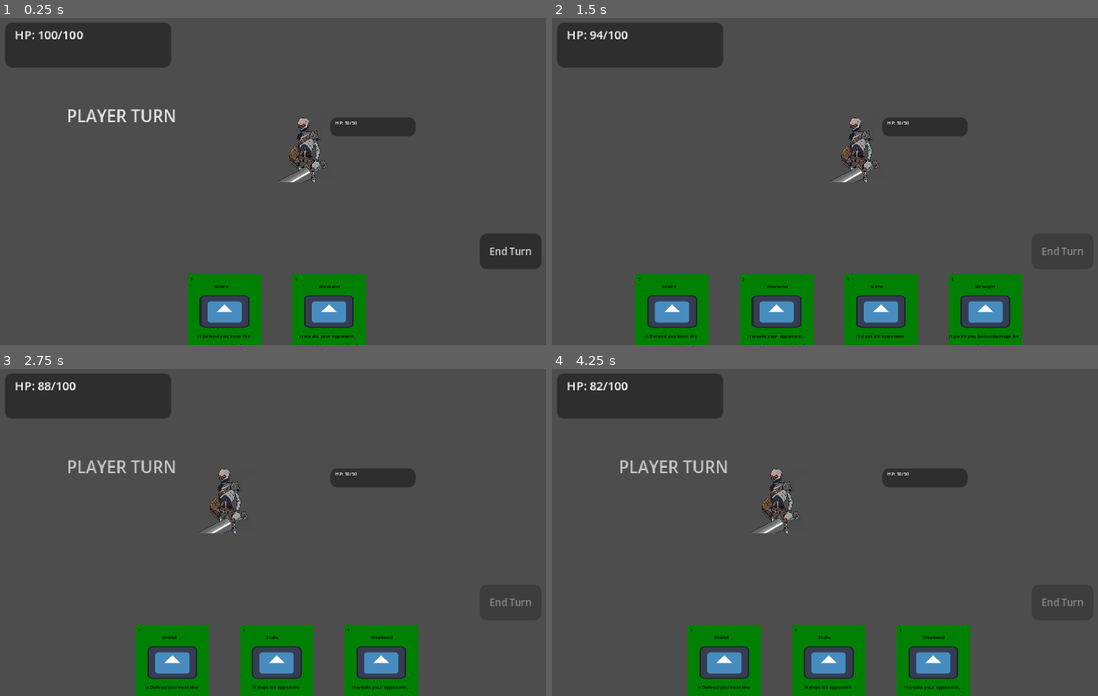
Above: before the commit, frames 1-4 (two rows, left to right).
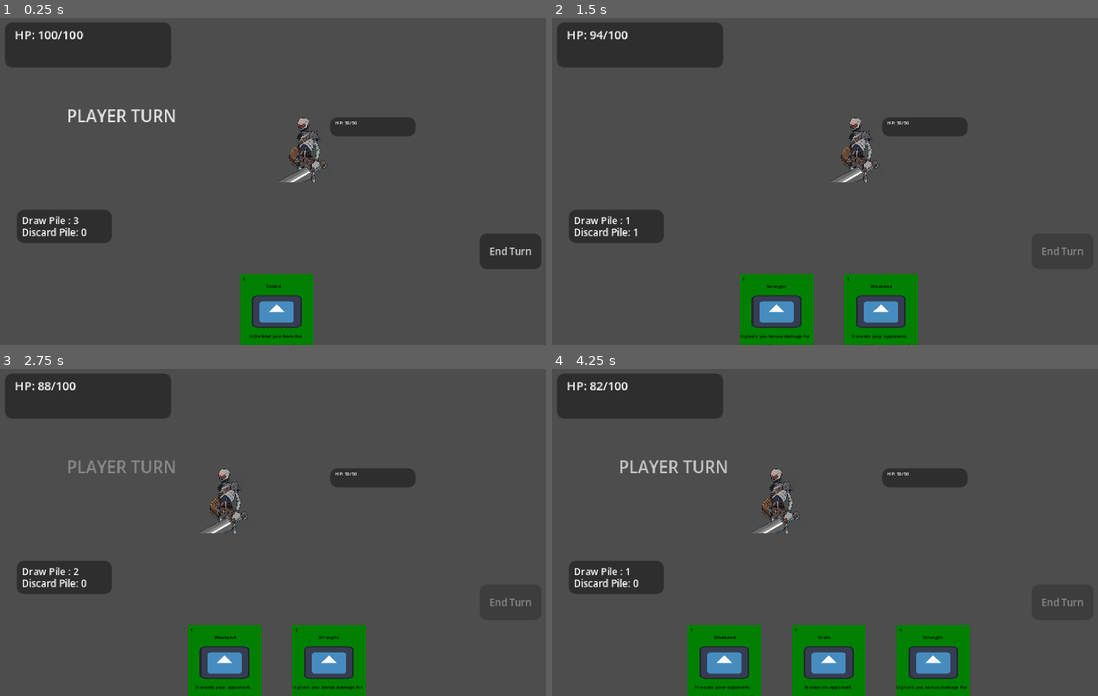
Above: after the commit, the same moments.

Repository: GanisAD/SCOUNDREL-COMPFEST-18-IGI
Game: Godot game, scene res://Scene/combat.tscn
Same seed, same stepped clock (60 frames per second), same inputs: the game is played once before the commit and once after it. The engine's default icon, where the game draws it, is replaced by a stand-in: a white triangle on a blue panel in a dark square.
Inputs (mouse positions are in pixels of both pictures, inside the frame that each line leads up to):
- Up to frame 1 (0.25 s): no input
- Up to frame 2 (1.5 s): click "End Turn" at 0.5 s; drag from (683, 338) to (852, 152) at 1.27 s
- Up to frame 3 (2.75 s): click "End Turn" at 2 s
- Up to frame 4 (4.25 s): drag from (841, 689) to (852, 503) at 2.77 s; click "End Turn" at 3.5 s

The runs differ from the first frame. In frame 1, 7.1% of the frame differs, in the area x 3-67%, y 58-100%; in frame 2, 6.9%; in frame 3, 10%, in the area x 3-77%, y 27-100%; in frame 4, 1.8%.

Commit message:
Added Card Pile HUD
Added indicator on how much card you have on discard or draw pile

Diff:
--- a/Scene/combat.tscn
+++ b/Scene/combat.tscn
@@ -10,6 +10,7 @@
 [ext_resource type="Script" uid="uid://c5bwrfkctlenp" path="res://Script/UI/stats_ui.gd" id="6_70aft"]
 [ext_resource type="Resource" uid="uid://bo7ypbto4afgd" path="res://Data/Stats/Enemy/Skeleton(1).tres" id="6_mmg4p"]
 [ext_resource type="PackedScene" uid="uid://pfhymlbd8c6s" path="res://Scene/Components/Entity/Enemy.tscn" id="7_kgncc"]
+[ext_resource type="Script" uid="uid://cjrpc50x7qmek" path="res://Script/UI/card_pile_label.gd" id="9_1blk7"]
 
 [sub_resource type="RectangleShape2D" id="RectangleShape2D_xg0st"]
 size = Vector2(256, 85)
@@ -19,6 +20,9 @@
 
 [sub_resource type="LabelSettings" id="LabelSettings_2rx4k"]
 font_size = 5
+
+[sub_resource type="LabelSettings" id="LabelSettings_xg0st"]
+font_size = 4
 
 [node name="Combat" type="Node2D" unique_id=257909120]
 script = ExtResource("1_2bktl")
@@ -82,6 +86,33 @@
 text = "Block : 0"
 label_settings = SubResource("LabelSettings_2rx4k")
 
+[node name="CardPileUI" type="Panel" parent="BattleUI" unique_id=1576485403]
+offset_left = 10.0
+offset_top = 87.0
+offset_right = 50.0
+offset_bottom = 101.0
+
+[node name="DrawPileLabel" type="Label" parent="BattleUI/CardPileUI" unique_id=1347943961]
+layout_mode = 0
+offset_left = 2.0
+offset_top = 1.0
+offset_right = 42.0
+offset_bottom = 8.0
+text = "Draw Pile : 0"
+label_settings = SubResource("LabelSettings_xg0st")
+script = ExtResource("9_1blk7")
+format_text = "Draw Pile : %d"
+
+[node name="DiscardPileLabel" type="Label" parent="BattleUI/CardPileUI" unique_id=704032874]
+layout_mode = 0
+offset_left = 2.0
+offset_top = 6.0
+offset_right = 42.0
+offset_bottom = 13.0
+text = "Discard Pile: 0"
+label_settings = SubResource("LabelSettings_xg0st")
+script = ExtResource("9_1blk7")
+
 [node name="Hand" type="HBoxContainer" parent="BattleUI" unique_id=352572441]
 offset_left = 33.0
 offset_top = 114.0
--- a/Script/Combat/combat.gd
+++ b/Script/Combat/combat.gd
@@ -6,6 +6,10 @@
 @onready var battle_ui: CanvasLayer = $BattleUI
 @onready var player_handler: PlayerHandler = $PlayerHandler
 @onready var enemy_handler: EnemyHandler = $EnemyHandler # Pastikan referensi ini ada
+
+@onready var draw_pile_label: CardPileUI = $BattleUI/CardPileUI/DrawPileLabel
+@onready var discard_pile_label: CardPileUI = $BattleUI/CardPileUI/DiscardPileLabel
+
 
 func _ready() -> void:
 	var battle_stats = character_stats.duplicate(true)
@@ -16,11 +20,16 @@
 	battle_stats.set_mana(battle_stats.max_mana)
 	battle_stats.stats_changed.connect(_on_player_stats_changed.bind(battle_stats))
 
+	player_handler.start_battle(battle_stats)
+
+	draw_pile_label.target_pile = player_handler.draw_pile
+	discard_pile_label.target_pile = player_handler.discard_pile
+
 	# 2. RANTAI EVENT TURN MANAGER YANG BENAR
 	# a. Pemain selesai -> Player Handler buang kartu
 	Events.player_turn_ended.connect(player_handler.end_turn)
 
-	# b. Kartu selesai dibuang -> Giliran Musuh Dimulai (BUG FIX!)
+	# b. Kartu selesai dibuang -> Giliran Musuh Dimulai
 	Events.player_hand_discarded.connect(enemy_handler.start_enemy_turn)
 
 	# c. Musuh selesai beraksi -> Giliran Pemain Dimulai kembali (Pakai Sinyal Lokal EnemyHandler)
@@ -29,8 +38,7 @@
 	# 3. KONDISI MENANG / KALAH
 	enemy_handler.all_enemies_defeated.connect(_on_victory)
 
-	# Mulai Pertarungan
-	player_handler.start_battle(battle_stats)
+	# Mulai turn
 	_start_player_turn() # Panggil siklus giliran pertama
 
 # --- SIKLUS GILIRAN ---
--- a/Script/Combat/playerHandler.gd
+++ b/Script/Combat/playerHandler.gd
@@ -31,7 +31,7 @@
 	discard_pile = CardPile.new()
 
 	# Panggil fungsi untuk memulai giliran pertama
-	start_turn()
+	#start_turn()
 
 # Fungsi untuk memulai giliran baru pemain
 func start_turn() -> void:
@@ -93,7 +93,6 @@
 	if card:
 		# Masukkan data resource kartu tersebut ke tumpukan buangan agar bisa dikocok ulang nanti
 		discard_pile.add_card(card)
-		print("Logika Berhasil: Kartu '" + card.name + "' masuk ke Discard Pile.")
 
 func end_turn() -> void:
 	# Jika Anda memiliki fungsi disable di hand.gd, panggil di sini
--- /dev/null
+++ b/Script/UI/card_pile_label.gd
@@ -0,0 +1,21 @@
+extends Label
+class_name CardPileUI
+
+@export var format_text: String = "Discard Pile: %d"
+
+# Variabel ini akan menampung referensi objek CardPile asli dari PlayerHandler
+var target_pile: CardPile : set = set_target_pile
+
+func set_target_pile(new_pile: CardPile) -> void:
+	target_pile = new_pile
+
+	# Hubungkan sinyal dari data ke fungsi update teks di bawah
+	if not target_pile.pile_size_changed.is_connected(_on_pile_size_changed):
+		target_pile.pile_size_changed.connect(_on_pile_size_changed)
+
+	# Set tulisan angka pertama kali saat game dimulai
+	_on_pile_size_changed(target_pile.cards.size())
+
+# Fungsi ini otomatis berjalan setiap kali data kartu bertambah/berkurang
+func _on_pile_size_changed(current_size: int) -> void:
+	text = format_text % current_size
Not shown, added: Script/UI/card_pile_label.gd.uid
